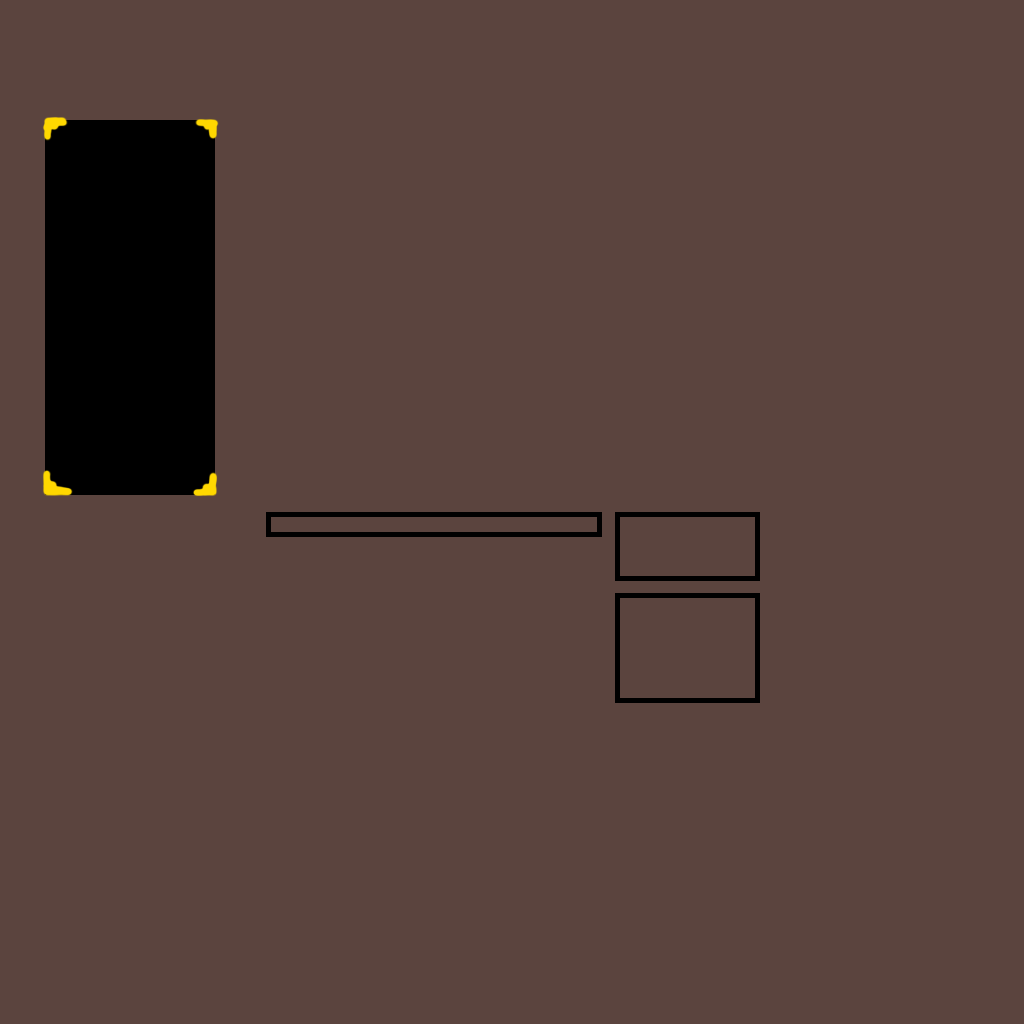
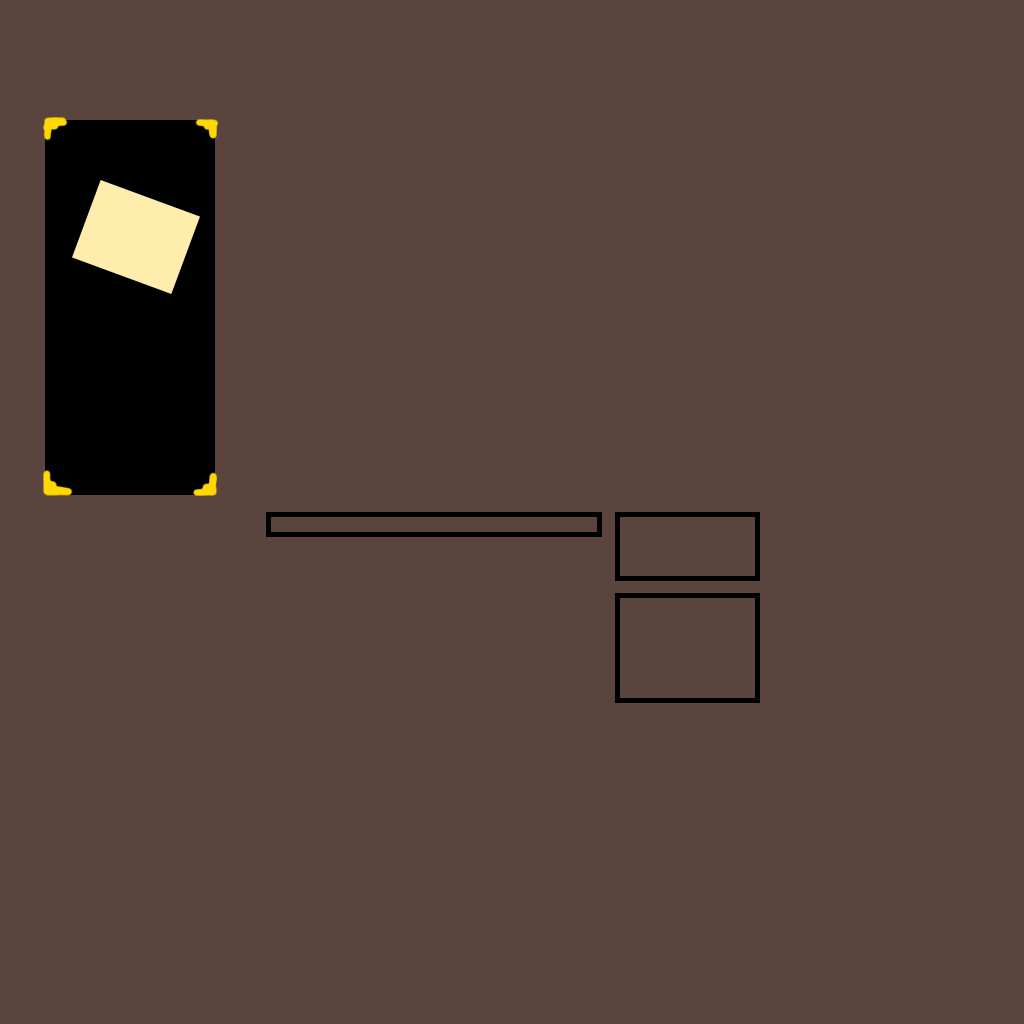
Layer changes from the first (1024, 1024) image to the second:
added layer "Rectangle 4" above "Layer 3" over (72, 180, 200, 294)
